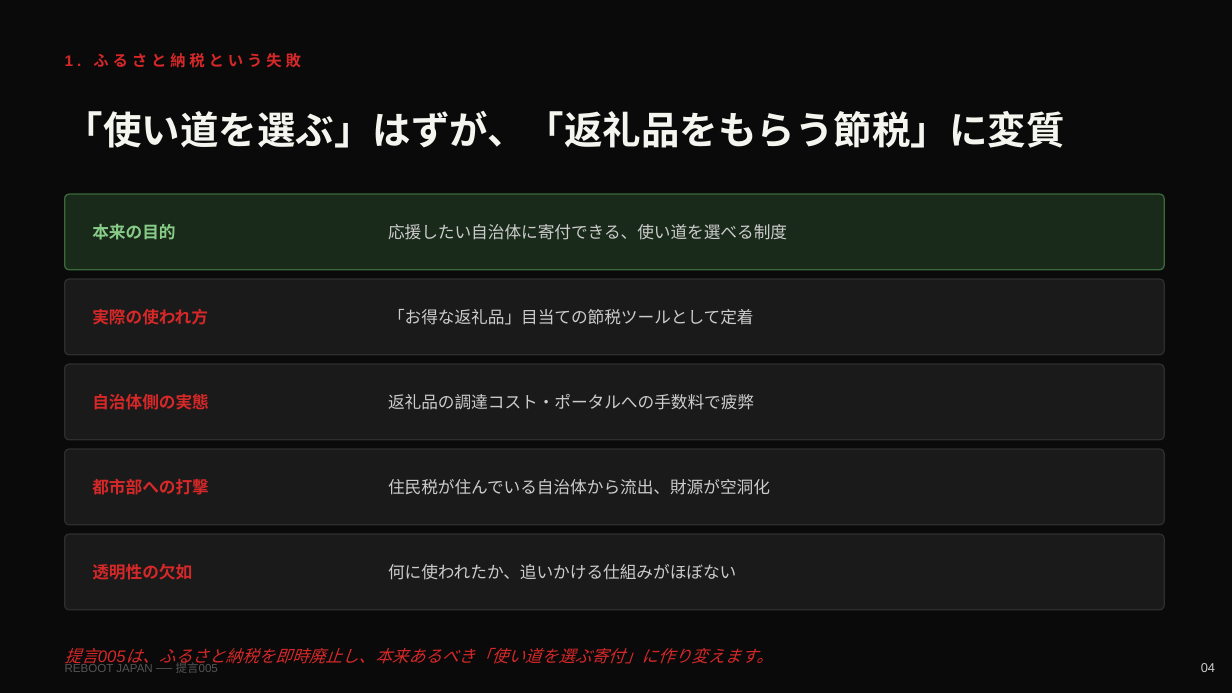
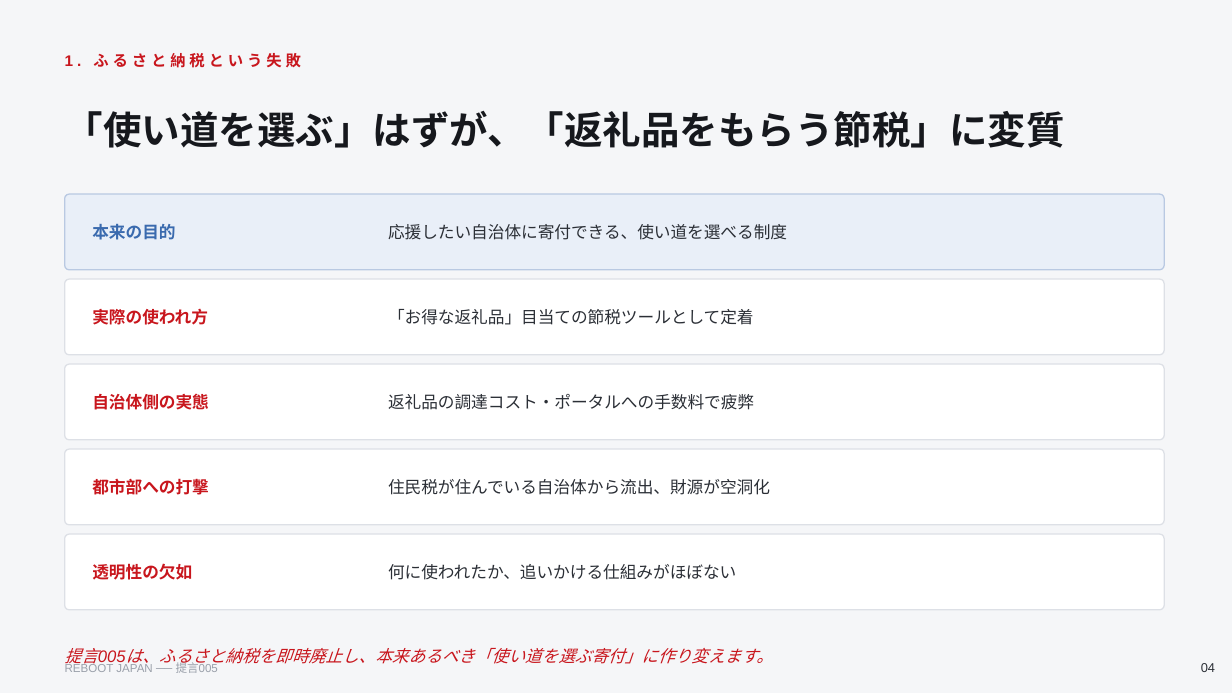
Before and after one commit to penny-wise-rgb/reboot-japan, a slide deck: slide 4 of policy/proposal_005.pptx. Drawn at 1232x693 pixels with LibreOffice and Linux fonts; fonts in the diff are those of the drawing. Boxes give left, top, right and bottom in pixels: in the first picture for what was removed or moved away, otherwise in the second. Text is boxed around its words. In the diff, an @@ line names an element or a change of style, - is before the commit and + after.

```diff
--- a/policy/proposal_005.pptx
+++ b/policy/proposal_005.pptx
@@ background #0A0A0A to #F5F6F8 @@
@@ text "「使い道を選ぶ」はずが、「返礼品をもらう節税」に変質" at [65,111,1065,148]: text colour #F5F5F0 to #16181D @@
@@ rounded rectangle at [65,194,1165,270]: fill #1A2A1A to #E9EFF8; outline #3A6A3A 1 pt to #B9C9E2 1 pt @@
@@ text "本来の目的" at [92,224,175,240]: text colour #88CC88 to #3A6AAE @@
@@ fill #1A1A1A to #FFFFFF; outline #2E2E2E 1 pt to #DDE0E6 1 pt in 4 elements at [65,279,1165,355], [65,364,1165,440], [65,449,1165,525], [65,534,1165,610] @@
@@ text colour #CCCCCC to #2B2F36 in 6 elements at [1201,663,1215,672], [388,224,787,240], [388,309,754,325], [388,394,754,410], [388,479,770,495], [388,564,736,580] @@
@@ text colour #D62828 to #C8161D in 6 elements at [65,53,301,68], [92,309,208,325], [92,394,209,410], [92,478,209,495], [92,563,192,580], [65,648,773,668] @@
@@ text "REBOOT JAPAN ── 提言005" at [65,660,218,673]: text colour #555555 to #9AA0AA @@
```
Also in this commit, not shown: 21 other slides changed, 12 other files.
